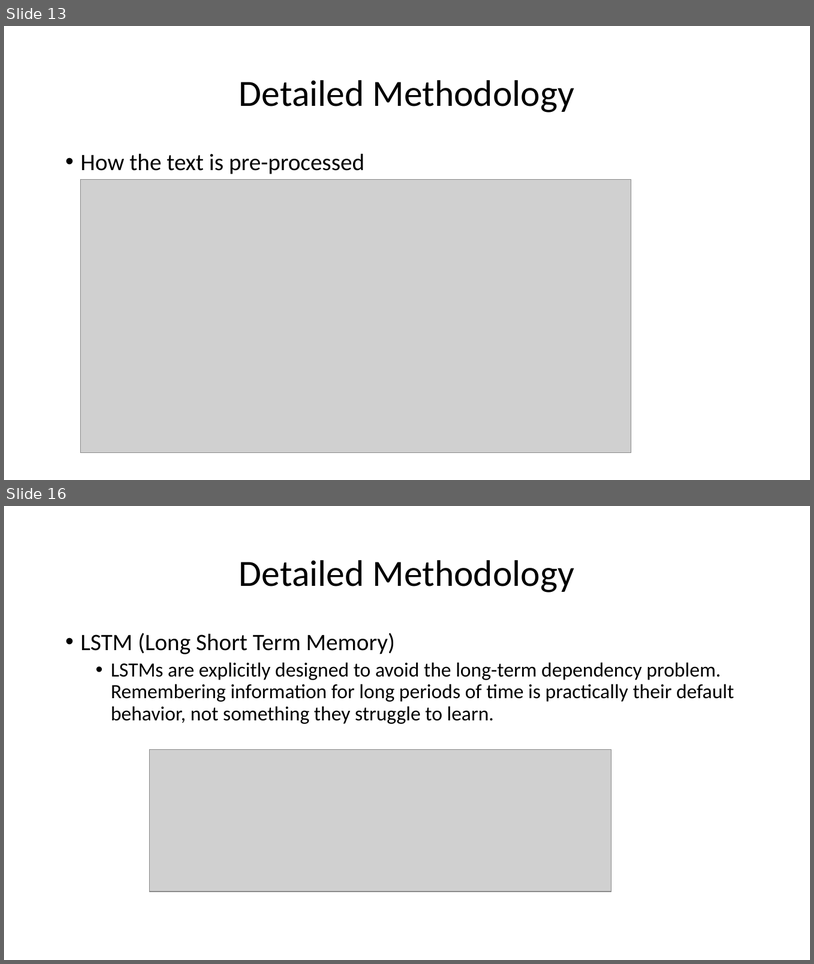
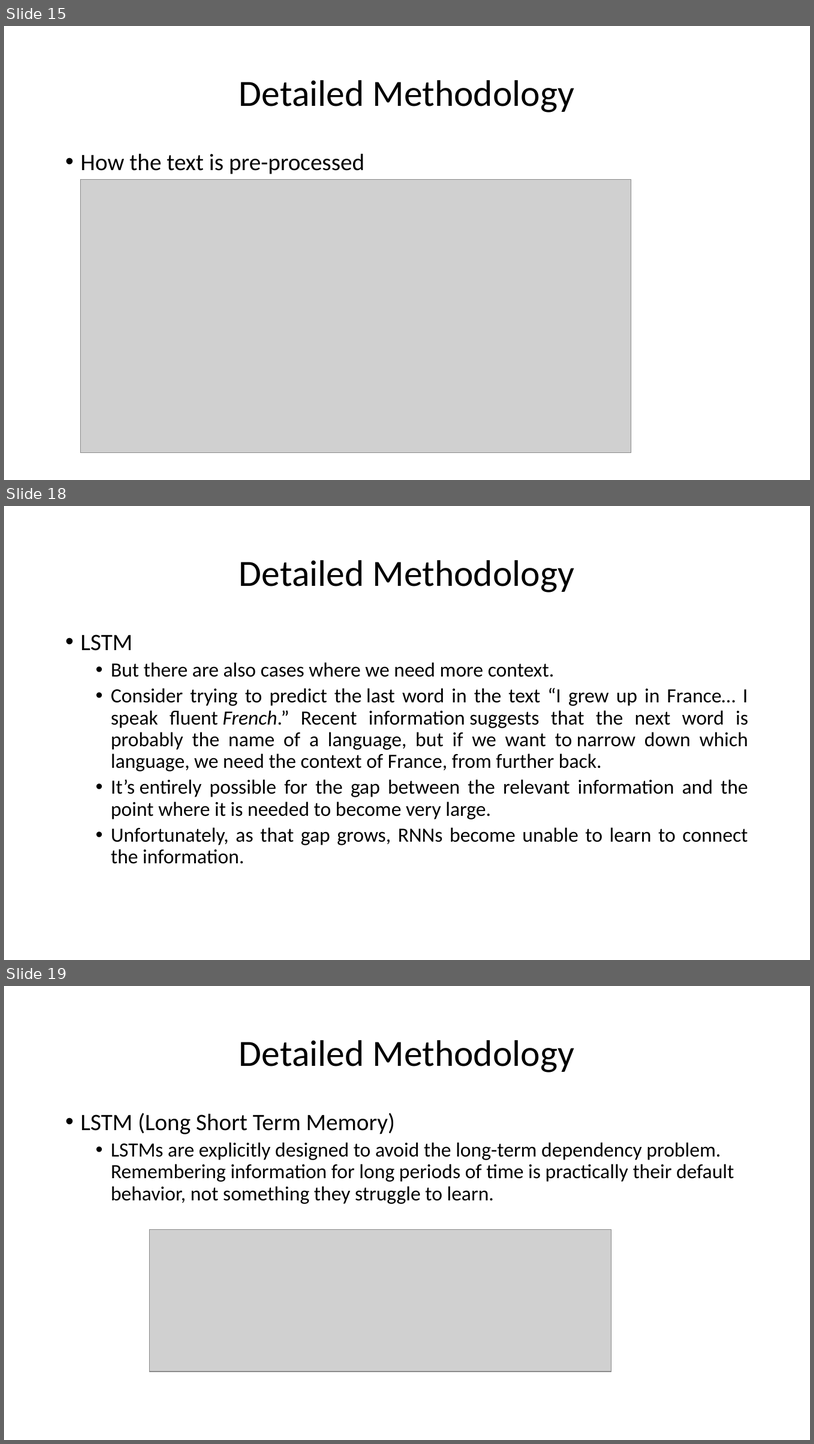
Before and after one commit to HarshaKy/text-classifier, a slide deck: docs/presentation/Presentation.pptx. Shown one above the other, each under a label of ours: slides 13 and 16 before the commit, slides 15, 18 and 19 after it; the slides between them are not shown. The pictures are 814x964 and 814x1444 pixels, drawn with LibreOffice and Linux fonts; fonts in the diff are those of the drawing; grey boxes stand for pictures. Boxes give left, top, right and bottom in pixels: in the first picture for what was removed or moved away, otherwise in the second. Text is boxed around its words. In the diff, an @@ line names an element or a change of style, - is before the commit and + after.

```diff
--- a/docs/presentation/Presentation.pptx
+++ b/docs/presentation/Presentation.pptx
@@ slide 18 added at [4,506,810,960], background #FFFFFF @@
@@ title added at [239,560,575,592], 44 pt, text #000000 @@
+Detailed Methodology
@@ text added at [81,634,749,864], 24 pt, text #000000 @@
+• LSTM
+  • But there are also cases where we need more context.
+  • Consider trying to predict the last word in the text “I grew up in France… I speak fluent French.” Recent information suggests that the next word is probably the name of a language, but if we want to narrow down which language, we need the context of France, from further back.
+  • It’s entirely possible for the gap between the relevant information and the point where it is needed to become very large.
+  • Unfortunately, as that gap grows, RNNs become unable to learn to connect the information.
@@ what was slide 13 is now slide 15 @@
@@ what was slide 16 is now slide 19 @@
```
Also in this commit, not shown: 3 slides changed, 2 other slides added, 1 other file.
